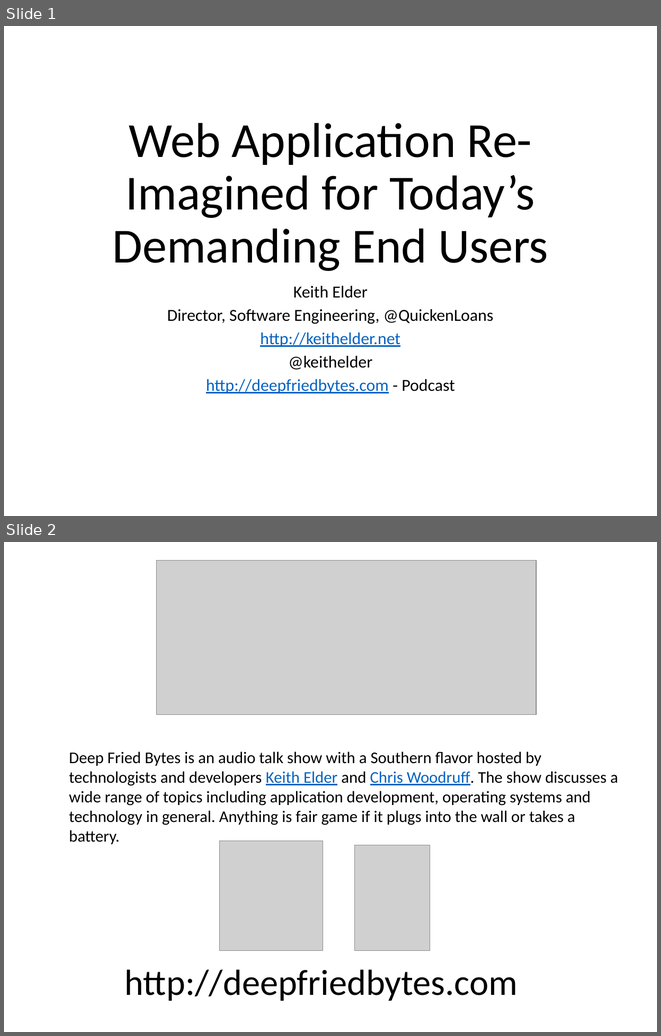
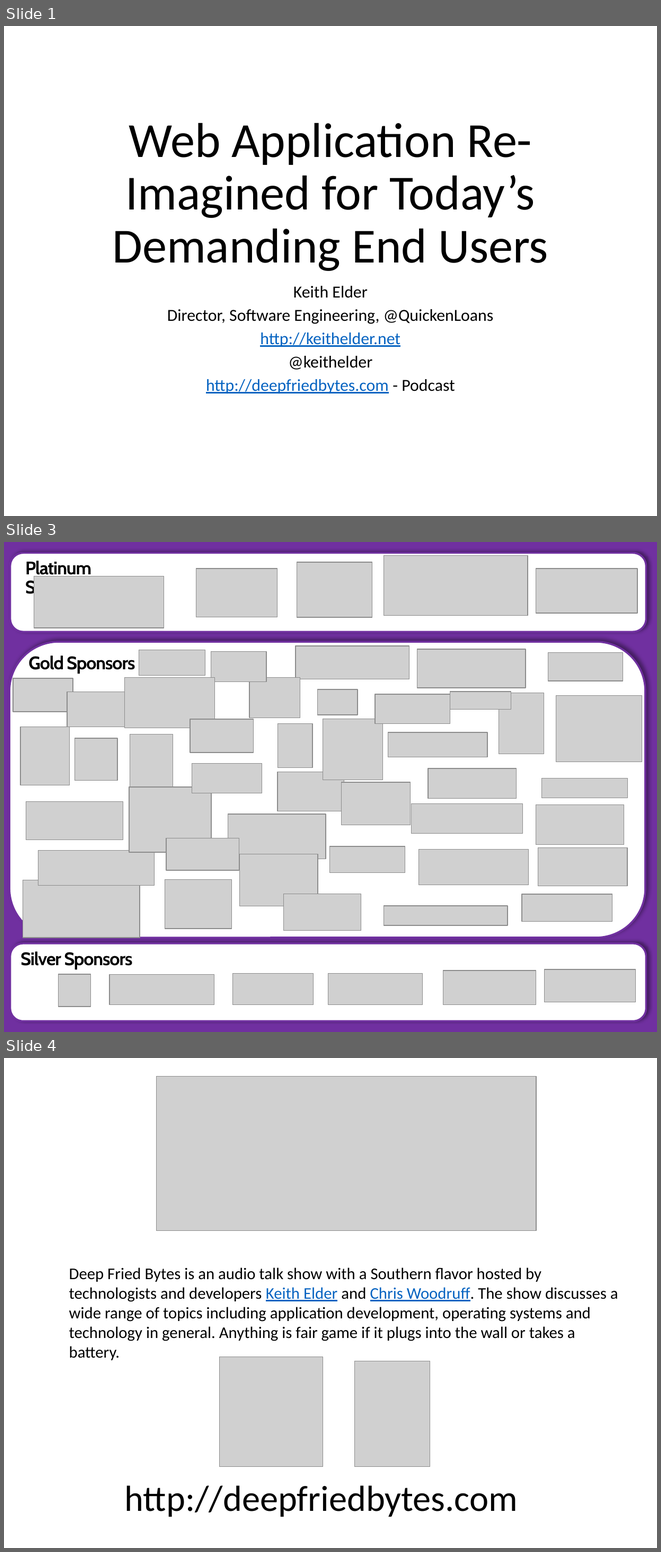
Before and after one commit to keithelder/StartR, a slide deck: slides/Web Application Re-Imagined for Today’s Demanding End Users.pptx. Shown one above the other, each under a label of ours: slides 1 and 2 before the commit, slides 1, 3 and 4 after it; the slides between them are not shown. The pictures are 661x1036 and 661x1552 pixels, drawn with LibreOffice and Linux fonts; fonts in the diff are those of the drawing; grey boxes stand for pictures. Boxes give left, top, right and bottom in pixels: in the first picture for what was removed or moved away, otherwise in the second. Text is boxed around its words. In the diff, an @@ line names an element or a change of style, - is before the commit and + after.

```diff
--- a/slides/Web Application Re-Imagined for Today’s Demanding End Users.pptx
+++ b/slides/Web Application Re-Imagined for Today’s Demanding End Users.pptx
@@ slide 3 added at bbox=[4, 542, 657, 1032], background #7030A0 @@
@@ group added at bbox=[9, 553, 646, 1021]: 53 pictures, 3 rounded rectangles, 3 texts @@
+Platinum Sponsors
+Silver Sponsors
+Gold Sponsors
@@ what was slide 2 is now slide 4 @@
```
Also in this commit, not shown: 2 other slides added, 1 other file.
